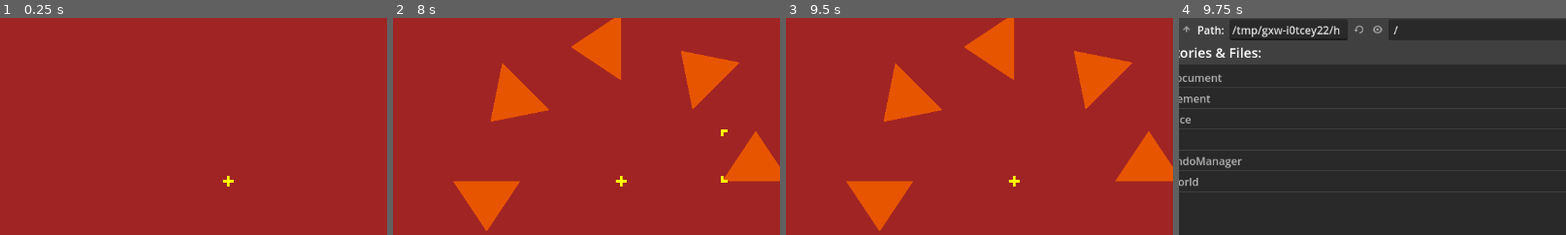
Above: before the commit, frames 1-4 (left to right).
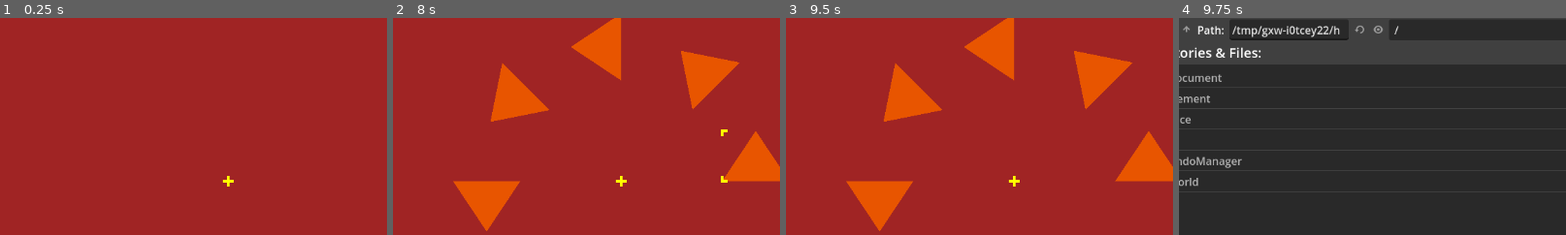
Above: after the commit, the same moments.

Repository: zoeesilcock/symmetar
Game: Godot game, scene res://Main.tscn
Same seed, same stepped clock (60 frames per second), same inputs: the game is played once before the commit and once after it.
Inputs:
- Up to frame 1 (0.25 s): no input
- Up to frame 2 (8 s): click "Clear" at 0.5 s; click "Add" at 1.25 s; click "Undo" at 2 s; click "Redo" at 2.75 s; click "Clear" at 3.5 s; click "Add" at 4.25 s; click "Undo" at 5 s; click "Redo" at 5.75 s; click "Clear" at 6.5 s; click "Add" at 7.25 s
- Up to frame 3 (9.5 s): click "Undo" at 8 s; click "Redo" at 8.75 s
- Up to frame 4 (9.75 s): click "Save" at 9.5 s
The pictures show only the part of the screen within x 32-82%, y 12-62%; the shares and areas given below are measured in that part.

Frames 1-3 are identical in both runs. In frame 4, less than 0.1% of the frame differs, in the area x 43-57%, y 3-10%.

Commit message:
Allow changing slice color without an element selected

Diff:
--- a/UI/UI.gd
+++ b/UI/UI.gd
@@ -59,12 +59,13 @@
 			world.undo_manager.register_diff()
 
 func _on_slice_color_changed(value : Color):
-	var element_state = world.document.get_element_state(ui_state.selected_element_index)
-	var slice_color_changed = element_state.slice_color != value
+	if ui_state.selected_element_index >= 0:
+		var element_state = world.document.get_element_state(ui_state.selected_element_index)
+		var slice_color_changed = element_state.slice_color != value
 
-	if slice_color_changed:
-		element_state.slice_color = value
-		world.undo_manager.register_diff()
+		if slice_color_changed:
+			element_state.slice_color = value
+			world.undo_manager.register_diff()
 
 func _on_undo_button_pressed():
 	world.undo_manager.undo()
